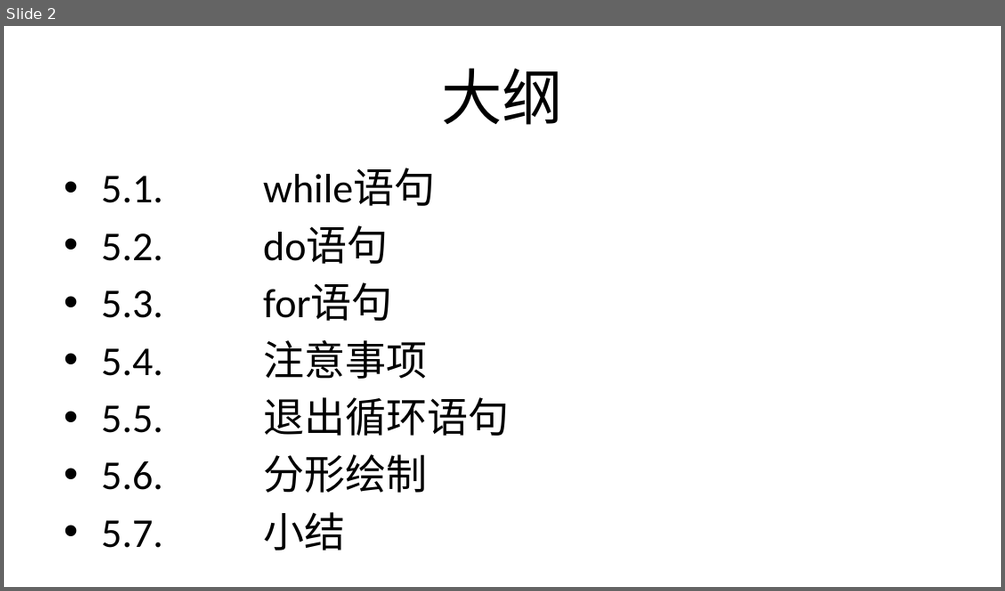
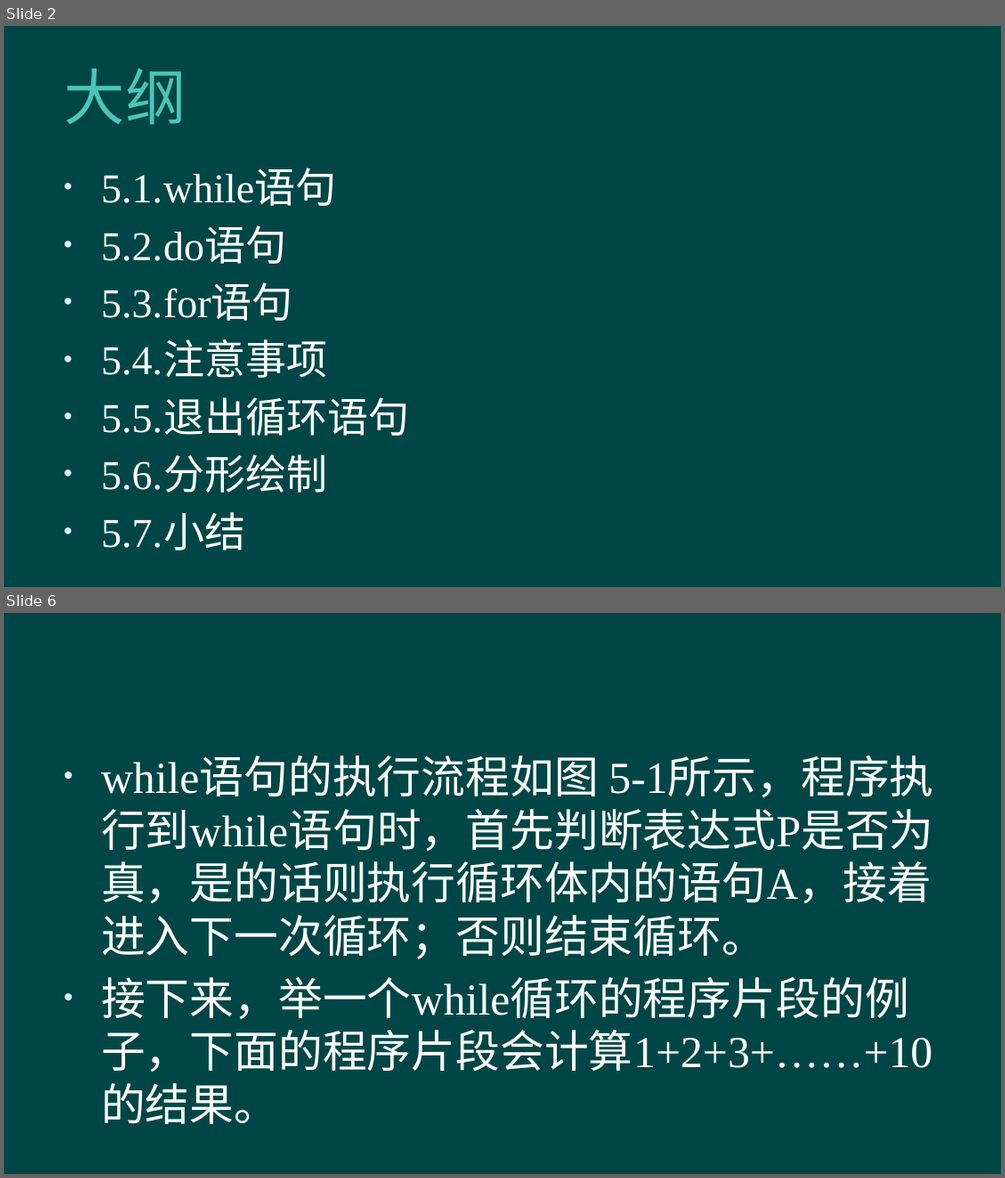
Before and after one commit to hanhonglei/Course_BasicGameProgramming, a slide deck: 第5章 循环结构程序设计/第5章 循环结构程序设计.pptx. Shown one above the other, each under a label of ours: slide 2 before the commit, slides 2 and 6 after it; the slides between them are not shown. The pictures are 1005x591 and 1005x1178 pixels, drawn with LibreOffice and Linux fonts; fonts in the diff are those of the drawing; background and template pictures are left out. Boxes give left, top, right and bottom in pixels: in the first picture for what was removed or moved away, otherwise in the second. Text is boxed around its words. In the diff, an @@ line names an element or a change of style, - is before the commit and + after.

```diff
--- a/第5章 循环结构程序设计/第5章 循环结构程序设计.pptx
+++ b/第5章 循环结构程序设计/第5章 循环结构程序设计.pptx
@@ slide 6 added at bbox=[4, 613, 1001, 1174], background #004646 @@
@@ text added at bbox=[101, 758, 934, 1124], 32 pt, text #FFFFFF @@
+• while语句的执行流程如图 5-1所示，程序执行到while语句时，首先判断表达式P是否为真，是的话则执行循环体内的语句A，接着进入下一次循环；否则结束循环。
+• 接下来，举一个while循环的程序片段的例子，下面的程序片段会计算1+2+3+……+10的结果。
@@ slide 2 changed as well @@
@@ background #FFFFFF to #004646 @@
@@ title "大纲" at bbox=[64, 68, 186, 125]: font Calibri to Lato, text colour #000000 to #4BC5B9, letter spacing 0 to 0.5 pt; alignment centre to left @@
@@ text "5.1. while语句" at bbox=[101, 171, 409, 550]: font Calibri to Times New Roman, text colour #000000 to #FFFFFF @@
```
Also in this commit, not shown: 1 other slide changed, 45 other slides added.
